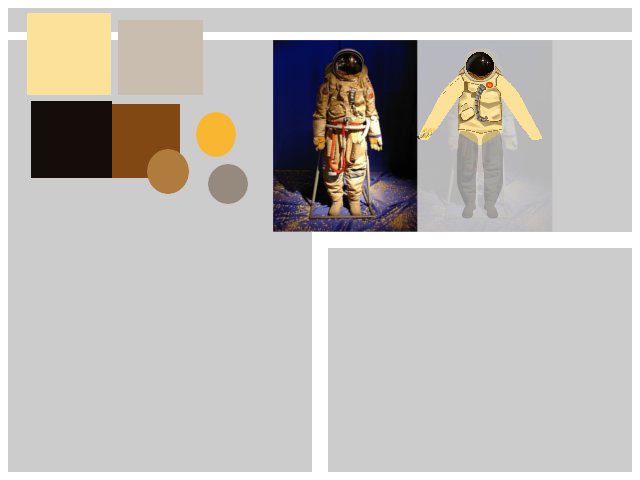
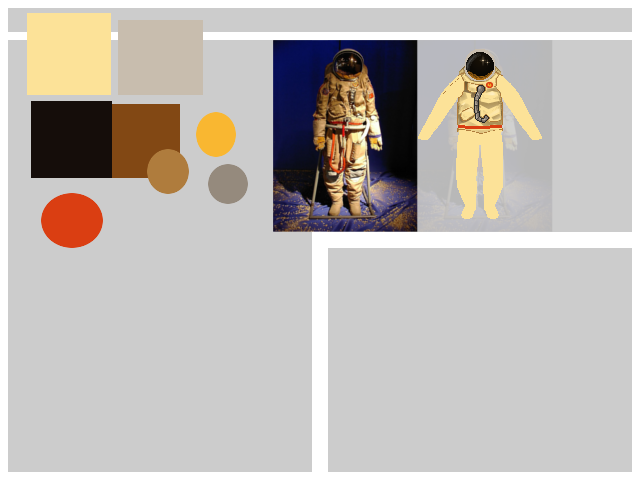
Revision of a layered 640×480 image; what changed, layer by layer:
painted on "Pallet" over [41, 193, 103, 248]
showed "Sprite_Leg_R_C1" over [481, 130, 503, 219]
showed "Sprite_Leg_L_C1" over [456, 130, 479, 219]
added layer "Sprite_Torso_D2" in group "Torso" over [458, 125, 502, 129]
painted on "Sprite_Torso_D1" over [474, 84, 489, 123]
moved "Sprite_Torso_Outlines" above "Sprite_Torso_Shading", painted on it over [457, 72, 503, 134]
painted on "Sprite_Arm_L_HandD1" over [417, 128, 435, 139]
